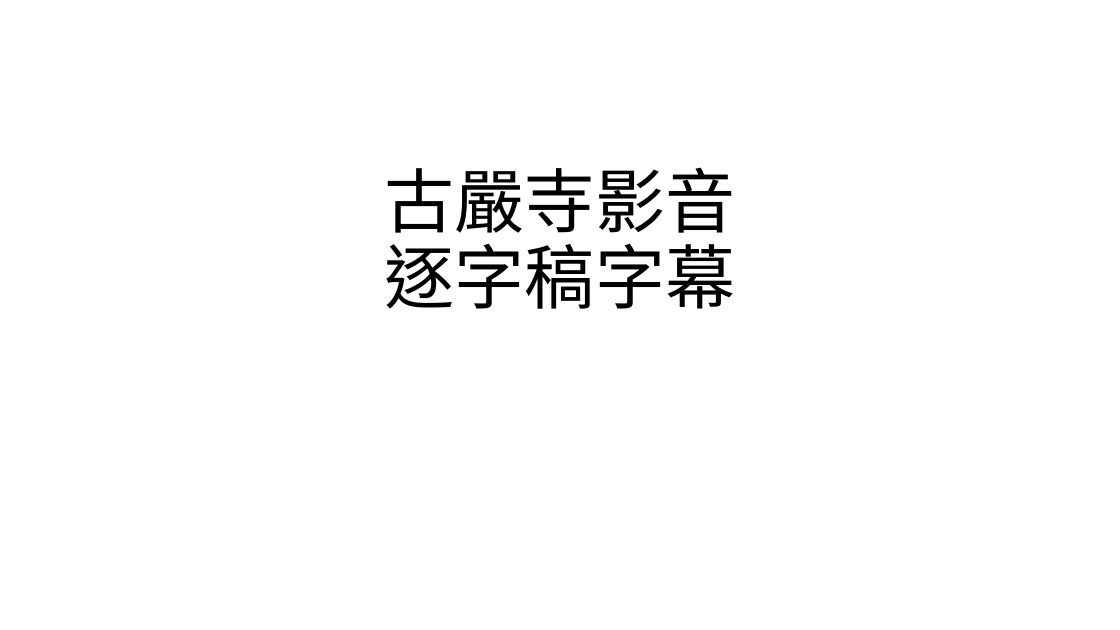
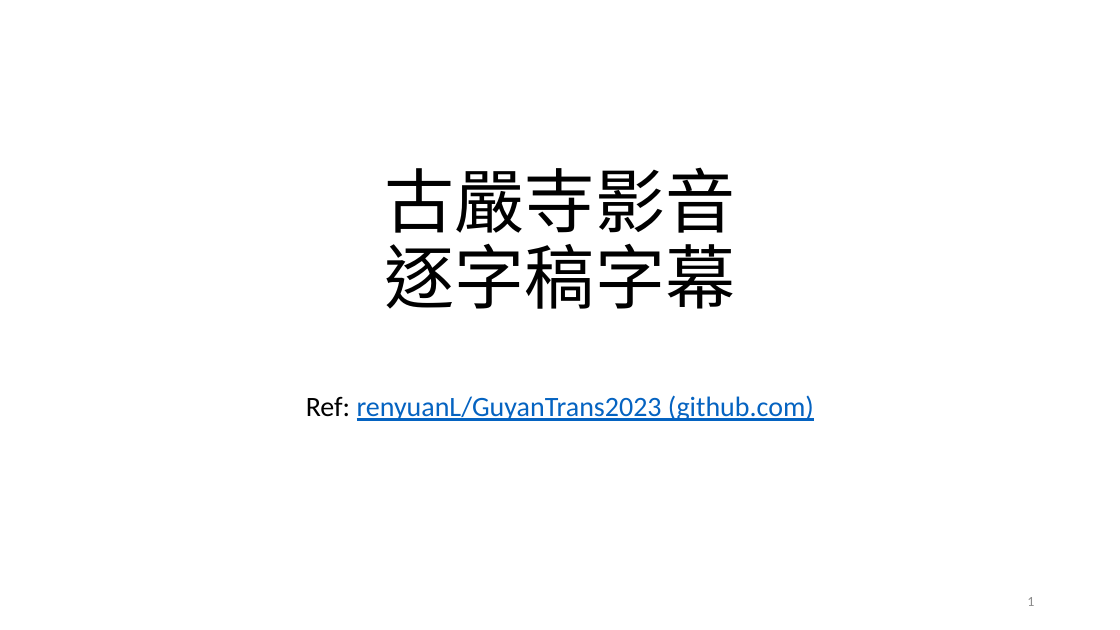
Before and after one commit to renyuanL/GuyanTrans2023, a slide deck: slide 1 of 古嚴寺影音逐字稿.pptx. Drawn at 1120x630 pixels with LibreOffice and Linux fonts; fonts in the diff are those of the drawing. Boxes give left, top, right and bottom in pixels: in the first picture for what was removed or moved away, otherwise in the second. Text is boxed around its words. In the diff, an @@ line names an element or a change of style, - is before the commit and + after.

```diff
--- a/古嚴寺影音逐字稿.pptx
+++ b/古嚴寺影音逐字稿.pptx
@@ subtitle added at (x1=306, y1=395, x2=814, y2=421), 24 pt, text #0563C1, underline @@
+Ref: renyuanL/GuyanTrans2023 (github.com)
@@ page number added at (x1=1027, y1=597, x2=1034, y2=606), 12 pt, text #8C8C8C @@
+1
```
Also in this commit, not shown: 2 other slides changed, 2 slides added, 1 slide removed, 1 other file.
